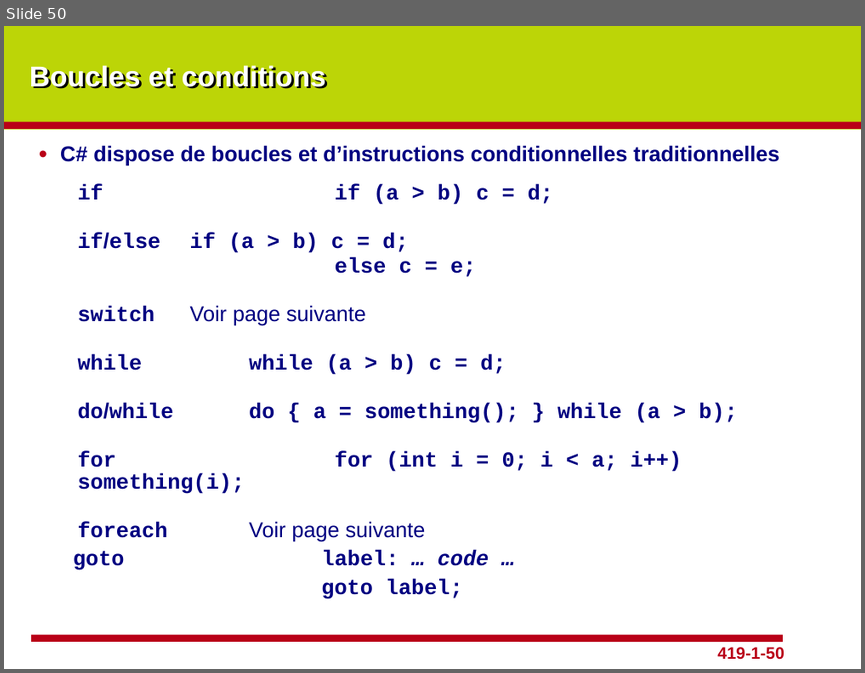
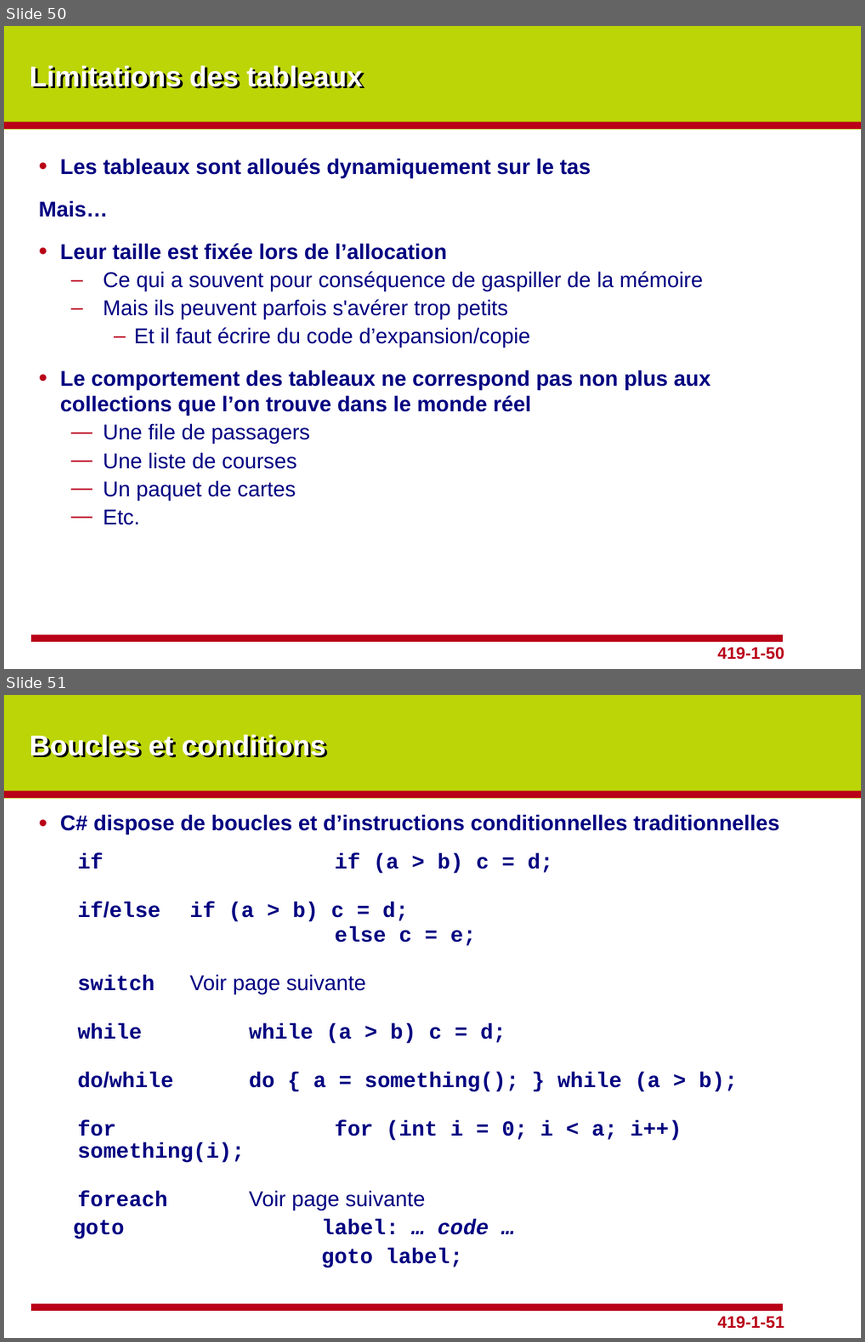
Before and after one commit to cyrilvincent/dotnetcore, a slide deck: ppt/dotNet05-IntroCS.pptx. Shown one above the other, each under a label of ours: slide 50 before the commit, slides 50 and 51 after it. The pictures are 865x673 and 865x1342 pixels, drawn with LibreOffice and Linux fonts; fonts in the diff are those of the drawing; background and template pictures are left out. Boxes give left, top, right and bottom in pixels: in the first picture for what was removed or moved away, otherwise in the second. Text is boxed around its words. In the diff, an @@ line names an element or a change of style, - is before the commit and + after.

```diff
--- a/ppt/dotNet05-IntroCS.pptx
+++ b/ppt/dotNet05-IntroCS.pptx
@@ slide 50 added at box(4, 26, 861, 669), background #BCD507; not listed: 4 template elements that a slide beside it also shows @@
@@ title added at box(30, 65, 362, 89), 24 pt, text #FFFFFF, bold @@
+Limitations des tableaux
@@ text added at box(39, 158, 710, 525), 18 pt, text #000080 @@
+• Les tableaux sont alloués dynamiquement sur le tas
+Mais…
+• Leur taille est fixée lors de l’allocation
+  – Ce qui a souvent pour conséquence de gaspiller de la mémoire
+  – Mais ils peuvent parfois s'avérer trop petits
+    – Et il faut écrire du code d’expansion/copie
+• Le comportement des tableaux ne correspond pas non plus aux collections que l’on trouve dans le monde réel
+  — Une file de passagers
+  — Une liste de courses
+  — Un paquet de cartes
+  — Etc.
@@ what was slide 50 is now slide 51 @@
@@ page number at box(717, 1315, 784, 1328): text changed @@
-419-1-50
+419-1-51
```
Also in this commit, not shown: 6 other slides added, 1 slide removed, 2 other files.
